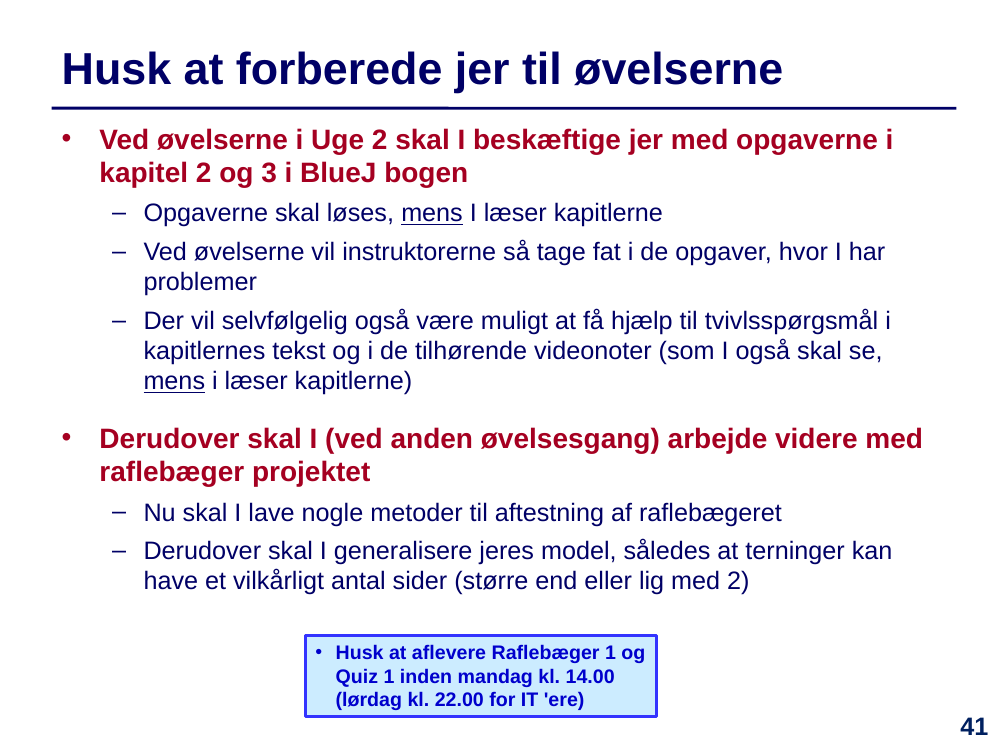
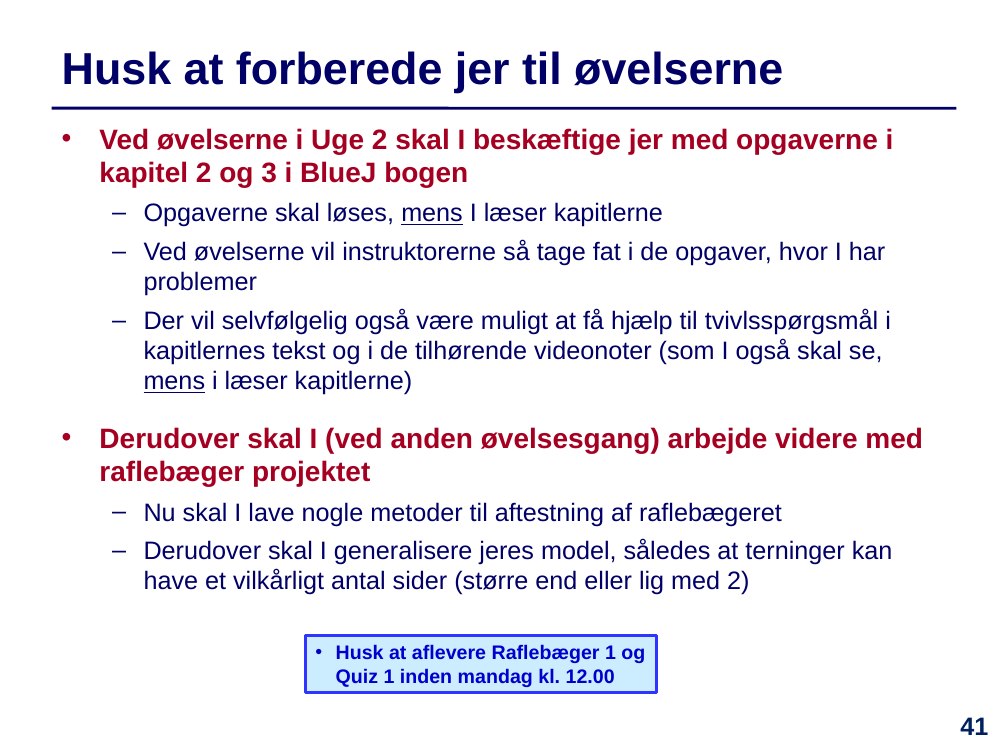
Before and after one commit to IntProgAU/Materiale, a slide deck: slide 41 of web/e22/uge_1b/Slides-Uge1-Torsdag.pptx. Drawn at 1008x756 pixels with LibreOffice and Linux fonts; fonts in the diff are those of the drawing. Boxes give left, top, right and bottom in pixels: in the first picture for what was removed or moved away, otherwise in the second. Text is boxed around its words. In the diff, an @@ line names an element or a change of style, - is before the commit and + after.

```diff
--- a/web/e22/uge_1b/Slides-Uge1-Torsdag.pptx
+++ b/web/e22/uge_1b/Slides-Uge1-Torsdag.pptx
@@ rectangle "Husk at aflevere Raflebæger 1 ...": place and size @@
-rectangle "Husk at aflevere Raflebæger 1 ..." at (305, 635, 656, 717)
+rectangle "Husk at aflevere Raflebæger 1 ..." at (305, 635, 656, 692)
@@ text in rectangle at (336, 644, 645, 687): text changed @@
-• Husk at aflevere Raflebæger 1 og Quiz 1 inden mandag kl. 14.00 (lørdag kl. 22.00 for IT 'ere)
+• Husk at aflevere Raflebæger 1 og Quiz 1 inden mandag kl. 12.00
```
Also in this commit, not shown: 1 other slide changed, 2 slides removed, 19 other files.
